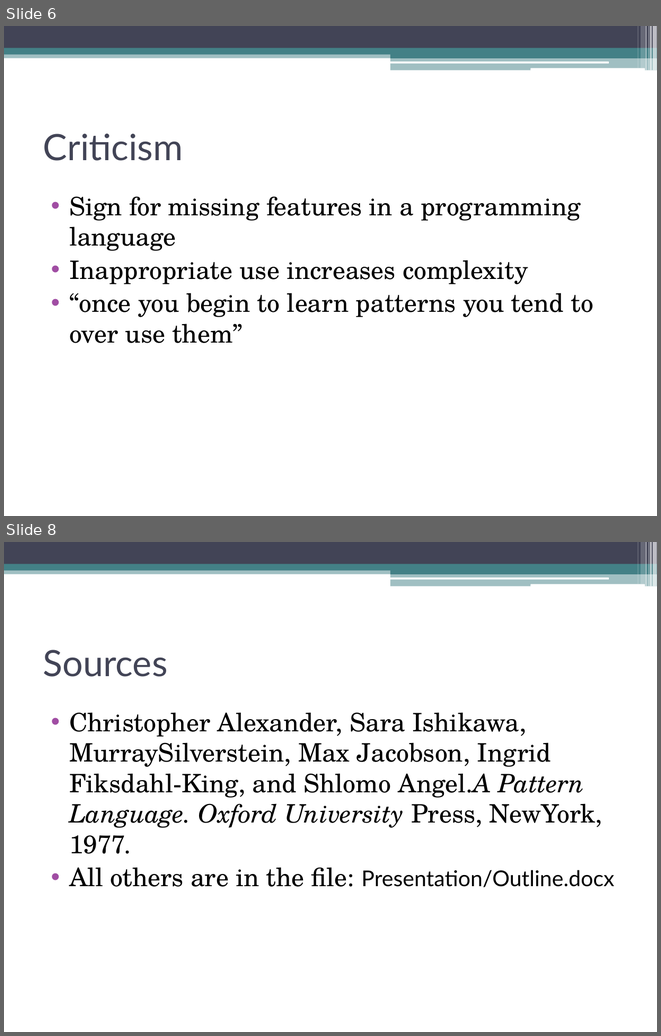
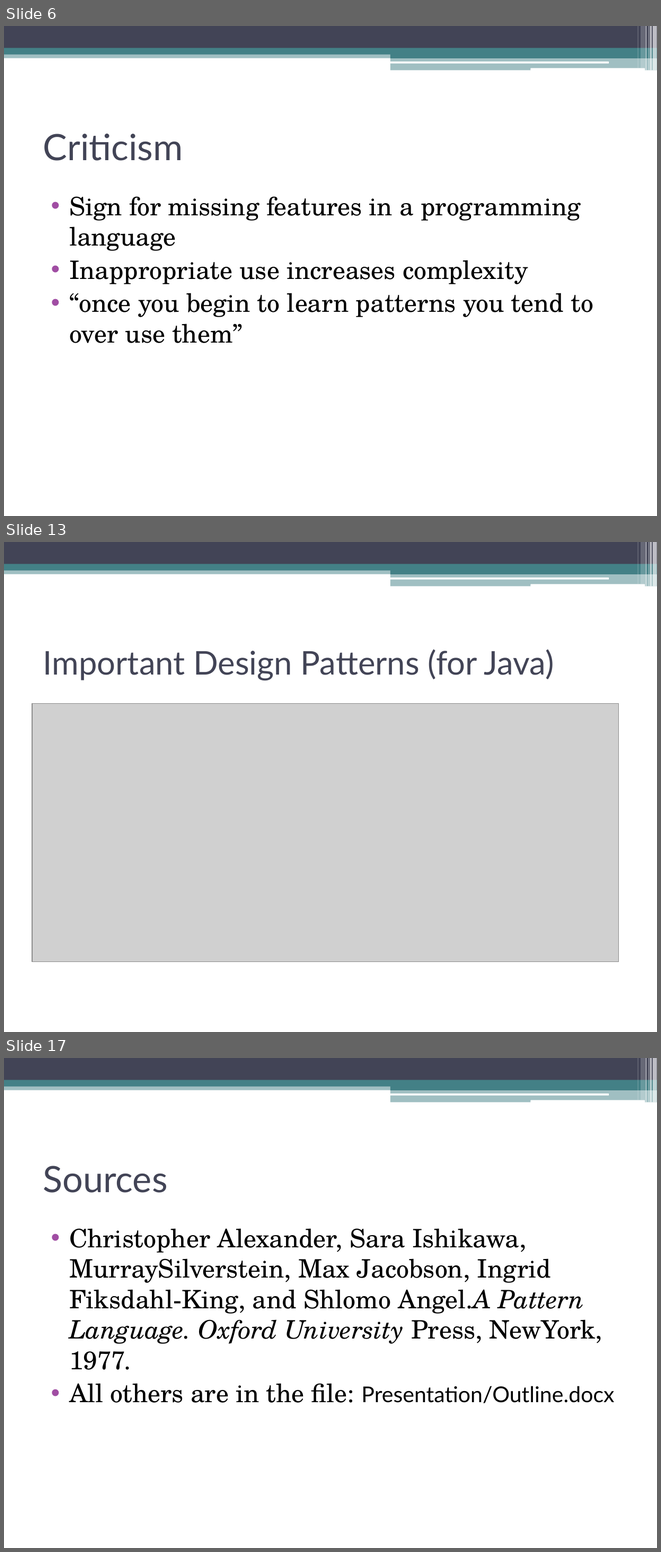
Before and after one commit to CodeLionX/ePortfolio_DesignPatterns, a slide deck: presentation/Design Patterns.pptx. Shown one above the other, each under a label of ours: slides 6 and 8 before the commit, slides 6, 13 and 17 after it; the slides between them are not shown. The pictures are 661x1036 and 661x1552 pixels, drawn with LibreOffice and Linux fonts; fonts in the diff are those of the drawing; grey boxes stand for pictures. Boxes give left, top, right and bottom in pixels: in the first picture for what was removed or moved away, otherwise in the second. Text is boxed around its words. In the diff, an @@ line names an element or a change of style, - is before the commit and + after.

Commit message:
added Pattern examples and worked on PPT

```diff
--- a/presentation/Design Patterns.pptx
+++ b/presentation/Design Patterns.pptx
@@ slide 13 added at (4, 542, 657, 1032), background #FFFFFF; not listed: 13 template elements that a slide beside it also shows @@
@@ title added at (43, 649, 554, 681), 36 pt, text #424456 @@
+Important Design Patterns (for Java)
@@ picture added at (32, 703, 618, 962) @@
@@ what was slide 8 is now slide 17 @@
```
Also in this commit, not shown: 1 slide changed, 8 other slides added, 4 other files.
